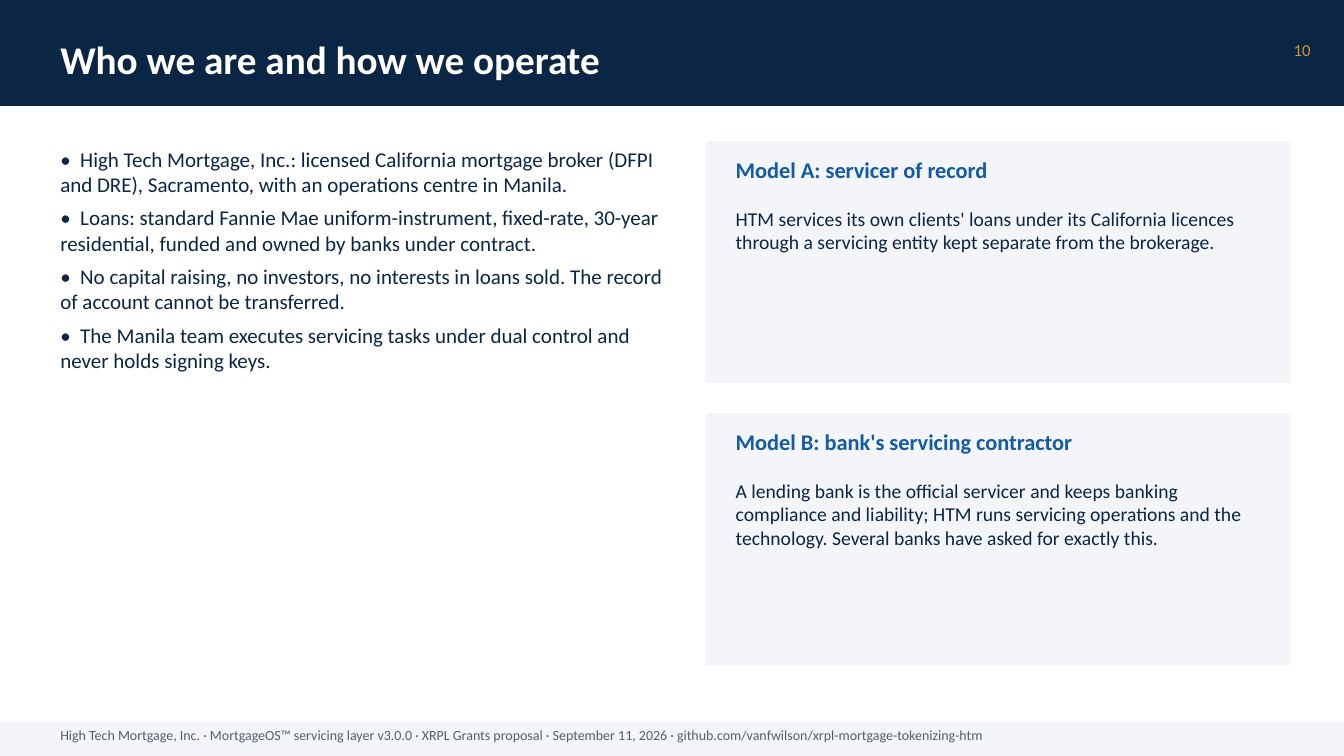
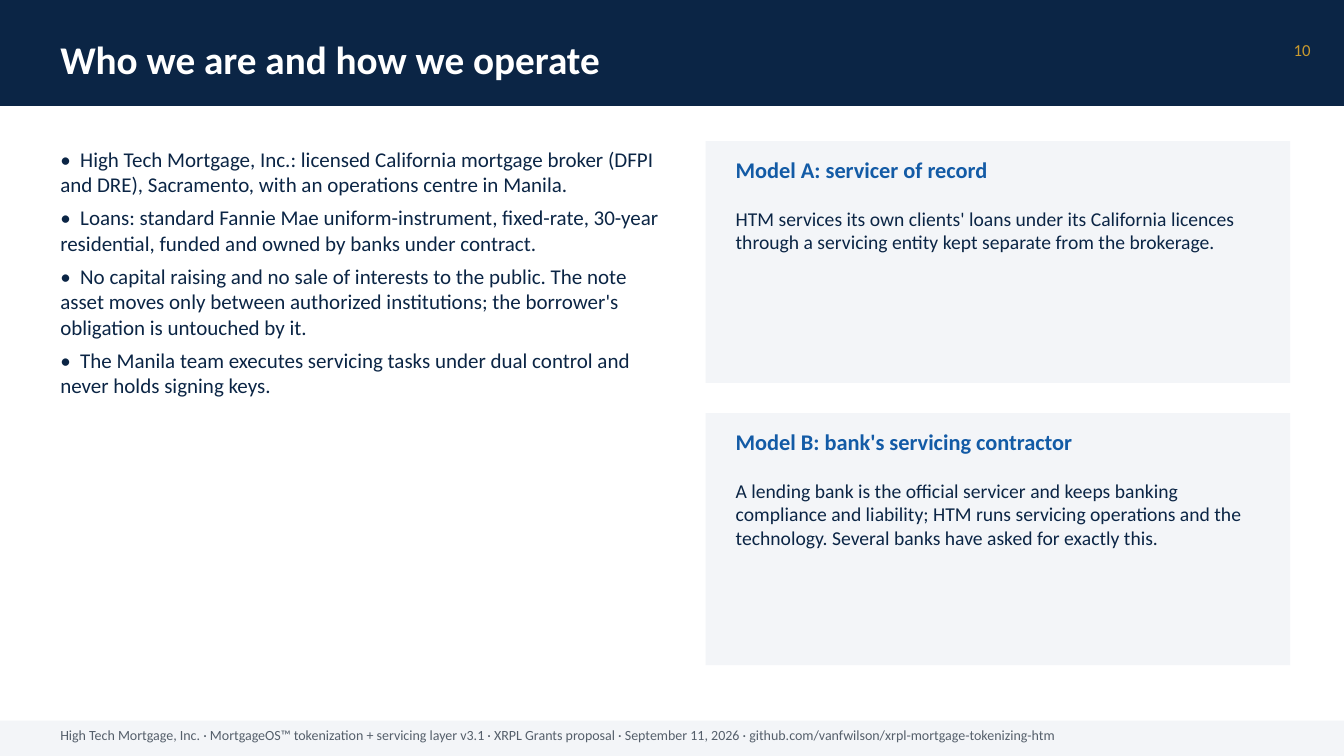
Before and after one commit to vanfwilson/xrpl-mortgage-tokenizing-htm, a slide deck: slide 10 of docs/grant-deck-2026-09-11.pptx. Drawn at 1344x756 pixels with LibreOffice and Linux fonts; fonts in the diff are those of the drawing. Boxes give left, top, right and bottom in pixels: in the first picture for what was removed or moved away, otherwise in the second. Text is boxed around its words. In the diff, an @@ line names an element or a change of style, - is before the commit and + after.

```diff
--- a/docs/grant-deck-2026-09-11.pptx
+++ b/docs/grant-deck-2026-09-11.pptx
@@ text at [60,269,626,339]: text changed @@
-• No capital raising, no investors, no interests in loans sold. The record of account cannot be transferred.
+• No capital raising and no sale of interests to the public. The note asset moves only between authorized institutions; the borrower's obligation is untouched by it.
@@ text at [60,730,1054,743]: text changed @@
-High Tech Mortgage, Inc. · MortgageOS™ servicing layer v3.0.0 · XRPL Grants proposal · September 11, 2026 · github.com/vanfwilson/xrpl-mortgage-tokenizing-htm
+High Tech Mortgage, Inc. · MortgageOS™ tokenization + servicing layer v3.1 · XRPL Grants proposal · September 11, 2026 · github.com/vanfwilson/xrpl-mortgage-tokenizing-htm
```
Also in this commit, not shown: 14 other slides changed, 18 other files.
